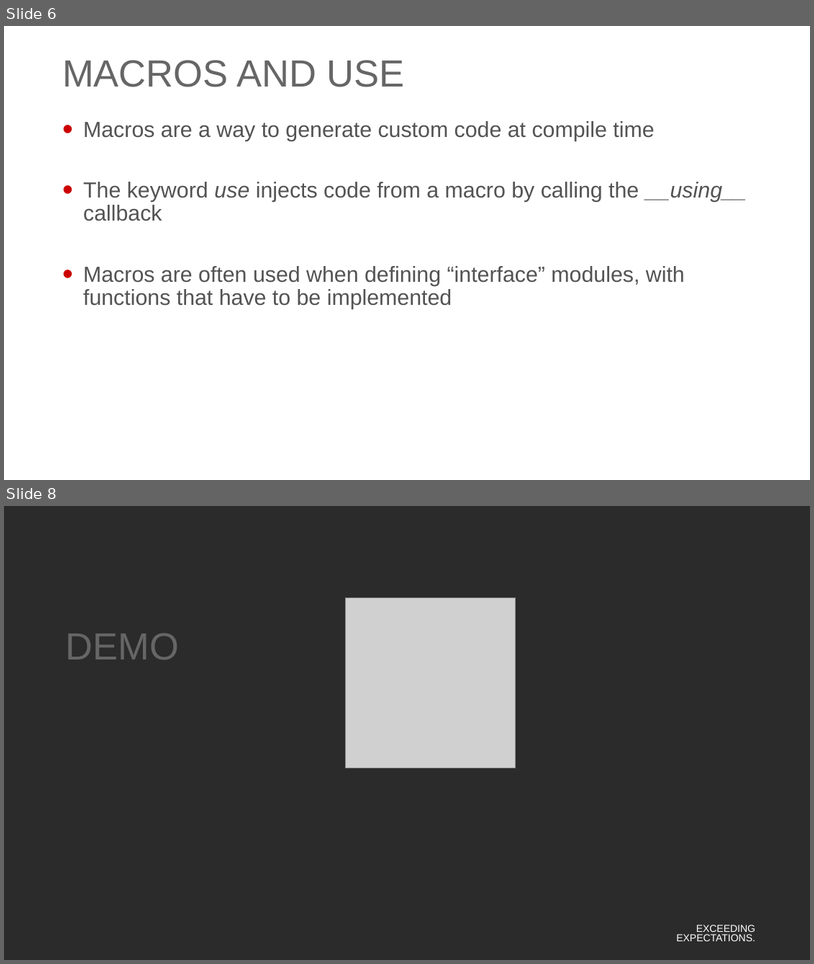
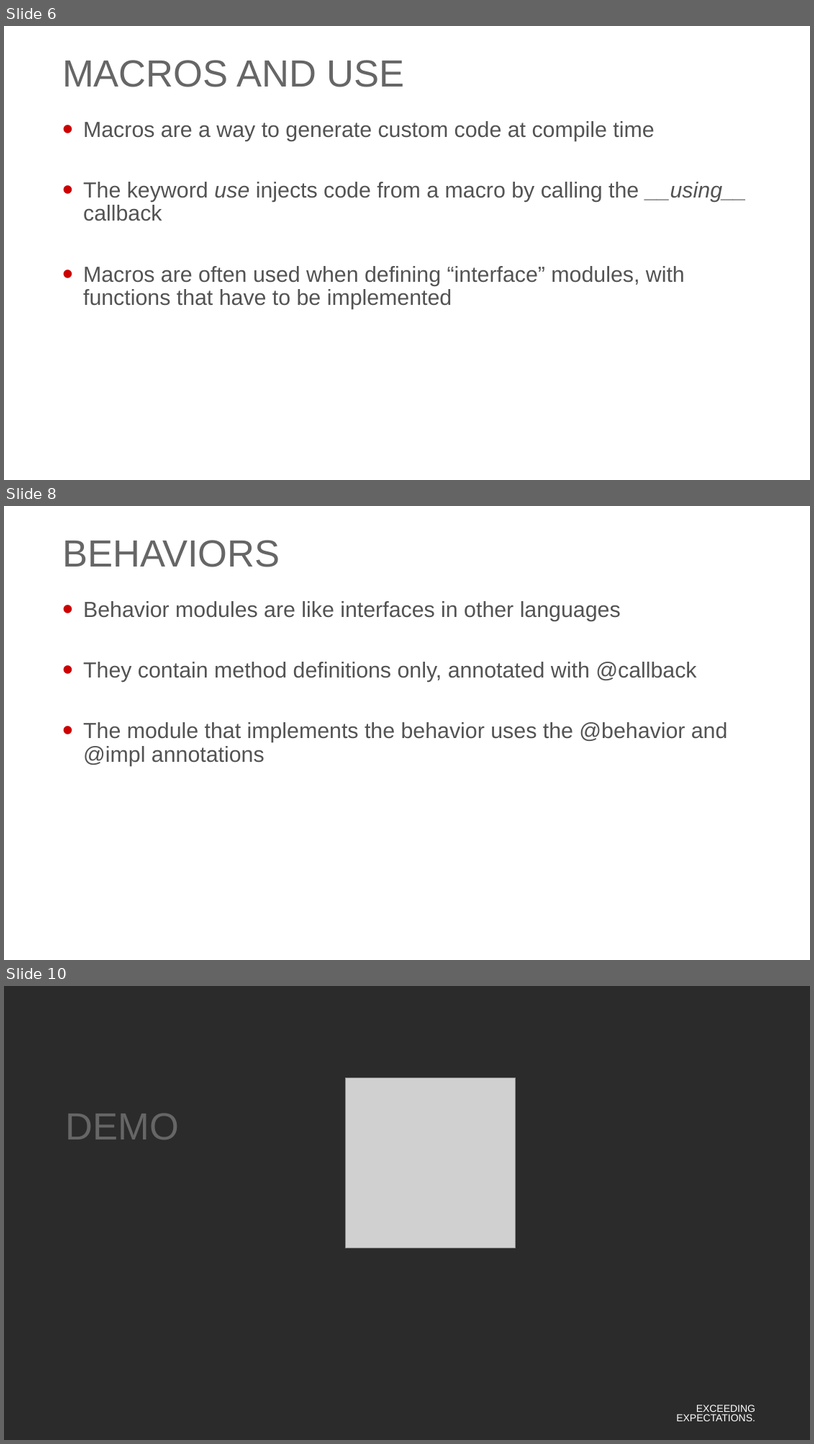
Before and after one commit to georgiyolovski/elixir-workshop, a slide deck: Elixir - Day 2.pptx. Shown one above the other, each under a label of ours: slides 6 and 8 before the commit, slides 6, 8 and 10 after it; the slides between them are not shown. The pictures are 814x964 and 814x1444 pixels, drawn with LibreOffice and Linux fonts; fonts in the diff are those of the drawing; grey boxes stand for pictures; background and template pictures are left out; a plain dark background stands for a picture behind light text. Boxes give left, top, right and bottom in pixels: in the first picture for what was removed or moved away, otherwise in the second. Text is boxed around its words. In the diff, an @@ line names an element or a change of style, - is before the commit and + after.

Commit message:
Completed macros and behaviors section

```diff
--- a/Elixir - Day 2.pptx
+++ b/Elixir - Day 2.pptx
@@ slide 8 added at [4,506,810,960], background #FFFFFF; not listed: 1 template element that a slide beside it also shows @@
@@ title added at [62,540,280,567], 45 pt, text #666666 @@
+BEHAVIORS
@@ text added at [83,601,728,766], 26 pt, text #535353 @@
+• Behavior modules are like interfaces in other languages
+• They contain method definitions only, annotated with @callback
+• The module that implements the behavior uses the @behavior and @impl annotations
@@ what was slide 8 is now slide 10 @@
```
Also in this commit, not shown: 1 slide changed, 1 other slide added.
